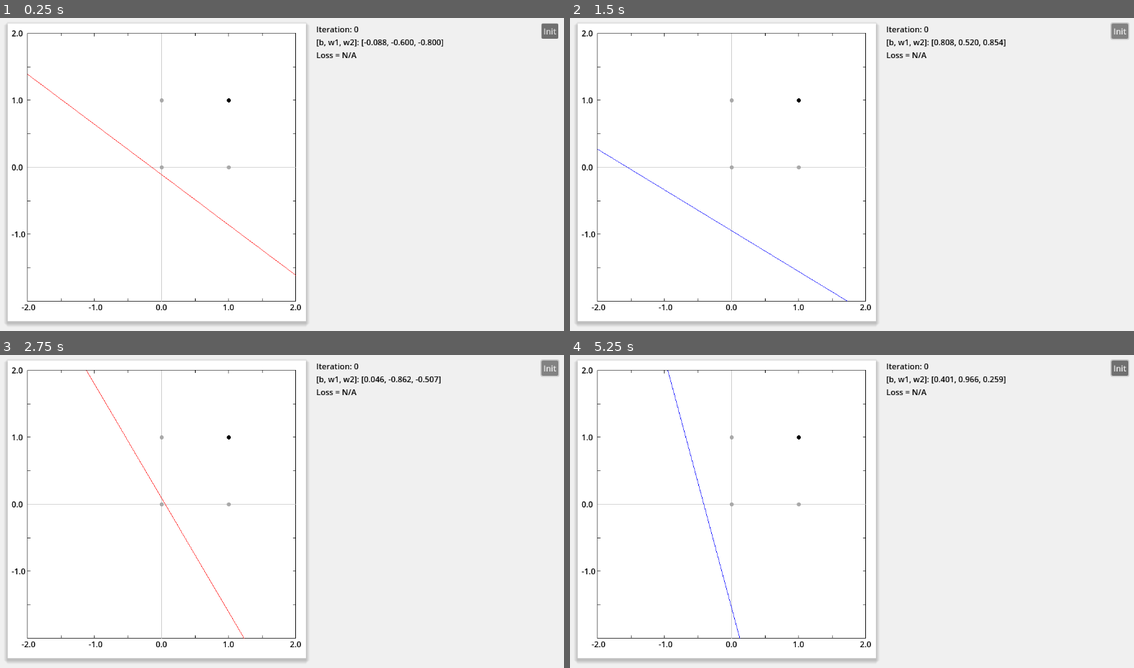
Above: before the commit, frames 1-4 (two rows, left to right).
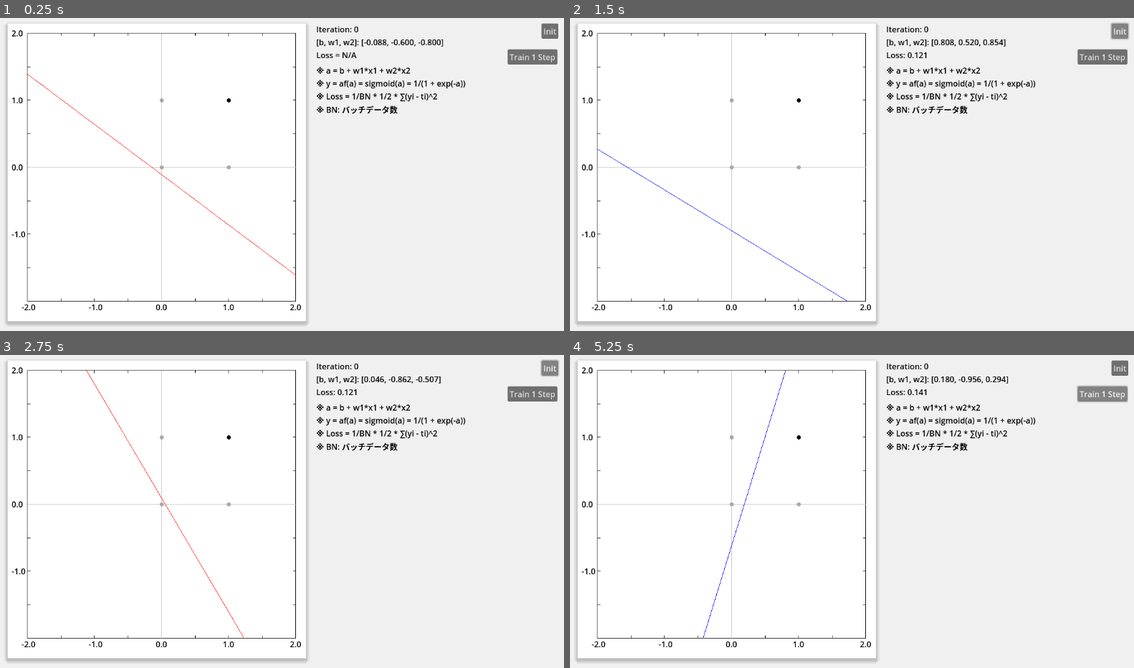
Above: after the commit, the same moments.

Repository: vivisuke/VisualFCL
Game: Godot game, scene res://fc1layer_scene.tscn
Two runs of this game, one before a commit and one after it. Both use one fixed random seed, a clock stepped at 60 frames per second and the inputs below.
Inputs (mouse positions are in pixels of both pictures, inside the frame that each line leads up to):
- Up to frame 1 (0.25 s): no input
- Up to frame 2 (1.5 s): click (1100, 55) at 0.5 s, where only the run after the commit has a clickable "Train 1 Step"; click "Init" at 1.25 s
- Up to frame 3 (2.75 s): click "Init" at 2 s
- Up to frame 4 (5.25 s): click (1100, 392) at 2.75 s, where only the run after the commit has a clickable "Train 1 Step"; click "Init" at 3.5 s; click (1100, 392) at 4.25 s, where only the run after the commit has a clickable "Train 1 Step"; tap Enter at 5 s

The runs differ from the first frame. In frame 1, 1.2% of the frame differs, in the area x 56-99%, y 9-31%; in frame 2, 1.3%; in frame 3, 1.3%; in frame 4, 1.8%, in the area x 17-100%, y 1-91%.

Commit message:
0017 ◎ C 06/13 06/13 0.001│ToDo│Loss 値計算・表示 0018 ◎ C 06/13 06/13 0.001│ToDo│FCLayer21 クラス追加 0019 ◎ C 06/13 06/13 0.001│ToDo│画面に Loss, a, y の計算式表示？ 0020 ◎ C 06/13 06/13 0.001│ToDo│[Train 1 step] ボタン設置

Diff:
--- a/VisualFCL/fc1layer_scene.tscn
+++ b/VisualFCL/fc1layer_scene.tscn
@@ -42,6 +42,38 @@
 theme_override_colors/font_color = Color(0, 0, 0, 1)
 text = "Loss = N/A"
 
+[node name="HelpLabel_1" type="Label" parent="."]
+offset_left = 645.0
+offset_top = 107.0
+offset_right = 835.0
+offset_bottom = 133.0
+theme_override_colors/font_color = Color(0, 0, 0, 1)
+text = "※ a = b + w1*x1 + w2*x2"
+
+[node name="HelpLabel_2" type="Label" parent="."]
+offset_left = 645.0
+offset_top = 133.0
+offset_right = 835.0
+offset_bottom = 159.0
+theme_override_colors/font_color = Color(0, 0, 0, 1)
+text = "※ y = af(a) = sigmoid(a) = 1/(1 + exp(-a))"
+
+[node name="HelpLabel_3" type="Label" parent="."]
+offset_left = 645.0
+offset_top = 159.0
+offset_right = 835.0
+offset_bottom = 185.0
+theme_override_colors/font_color = Color(0, 0, 0, 1)
+text = "※ Loss = 1/BN * 1/2 * ∑(yi - ti)^2"
+
+[node name="HelpLabel_4" type="Label" parent="."]
+offset_left = 645.0
+offset_top = 185.0
+offset_right = 919.0
+offset_bottom = 211.0
+theme_override_colors/font_color = Color(0, 0, 0, 1)
+text = "※ BN: バッチデータ数"
+
 [node name="InitButton" type="Button" parent="."]
 offset_left = 1098.0
 offset_top = 24.0
@@ -49,4 +81,12 @@
 offset_bottom = 55.0
 text = "Init"
 
+[node name="Train1Button" type="Button" parent="."]
+offset_left = 1030.0
+offset_top = 76.0
+offset_right = 1130.0
+offset_bottom = 107.0
+text = "Train 1 Step"
+
 [connection signal="pressed" from="InitButton" to="." method="_on_init_button_pressed"]
+[connection signal="pressed" from="Train1Button" to="." method="_on_train_1_button_pressed"]
--- a/VisualFCL/scripts/fc1layer_scene.gd
+++ b/VisualFCL/scripts/fc1layer_scene.gd
@@ -5,13 +5,36 @@
 	OP_GT,		# x1 > x2
 	OP_XOR,
 }
+const boolean_pos = [[0, 0], [1, 0], [0, 1], [1, 1]]
 var ALPHA = 0.1			# 学習率
 var round = 0						# ラウンド数
 var ope = OP_AND
+var n_train
+var n_batch
+var sumLoss
+var fcl
 var vec_weight = [0.0, 0.7, 0.7]			# [b, w1, w2] 重みベクター
+
+# ２入力１出力総結合層クラス
+# 活性化関数：シグモイド固定
+class FCLayer21:
+	func _init():
+		# 重みベクター初期化
+		vec_weight[0] = sin(randf_range(0.0, 2*PI))
+		var th = randf_range(0.0, 2*PI)
+		vec_weight[1] = cos(th)
+		vec_weight[2] = sin(th)
+	func sigmoid(x): return 1.0/(1.0 + exp(-x))
+	func forward(inp: Array):
+		a = vec_weight[0] + vec_weight[0]*inp[0] + vec_weight[0]*inp[1]
+		y = sigmoid(a)
+	var a
+	var y
+	var vec_weight = [0.0, 0.7, 0.7]			# [b, w1, w2] 重みベクター
 
 # Called when the node enters the scene tree for the first time.
 func _ready():
+	fcl = FCLayer21.new()
 	init()
 	pass # Replace with function body.
 func init():
@@ -30,3 +53,29 @@
 func _on_init_button_pressed():
 	init()
 	pass # Replace with function body.
+func teacher_val(inp:Array):
+	if ope == OP_AND: return 1.0 if inp[0] != 0 && inp[1] != 0.0 else 0.0		# AND
+	elif ope == OP_OR: return 1.0 if inp[0] != 0 || inp[1] != 0.0 else 0.0		# OR
+	elif ope == OP_NAND: return 0.0 if inp[0] != 0 && inp[1] != 0.0 else 1.0		# NAND
+	elif ope == OP_GT: return 1.0 if inp[0] > inp[1] else 0.0					# x1 > x2
+	elif ope == OP_XOR: return 1.0 if inp[0] != inp[1] else 0.0					# XOR
+	return 0.0
+
+func train(inp:Array):
+	n_batch += 1
+	fcl.forward(inp)
+	var t = teacher_val(inp)
+	var d = fcl.y - t
+	var L = d * d / 2
+	sumLoss += L
+func do_train():
+	sumLoss = 0.0
+	n_batch = 0
+	fcl.vec_weight = vec_weight
+	for i in range(boolean_pos.size()):
+		train(boolean_pos[i])
+	print("sumLoss = ", sumLoss)
+	$LossLabel.text = "Loss: %.3f" % (sumLoss/n_batch)
+func _on_train_1_button_pressed():
+	do_train()
+	pass # Replace with function body.
Not shown, changed: VisualFCL.spr
